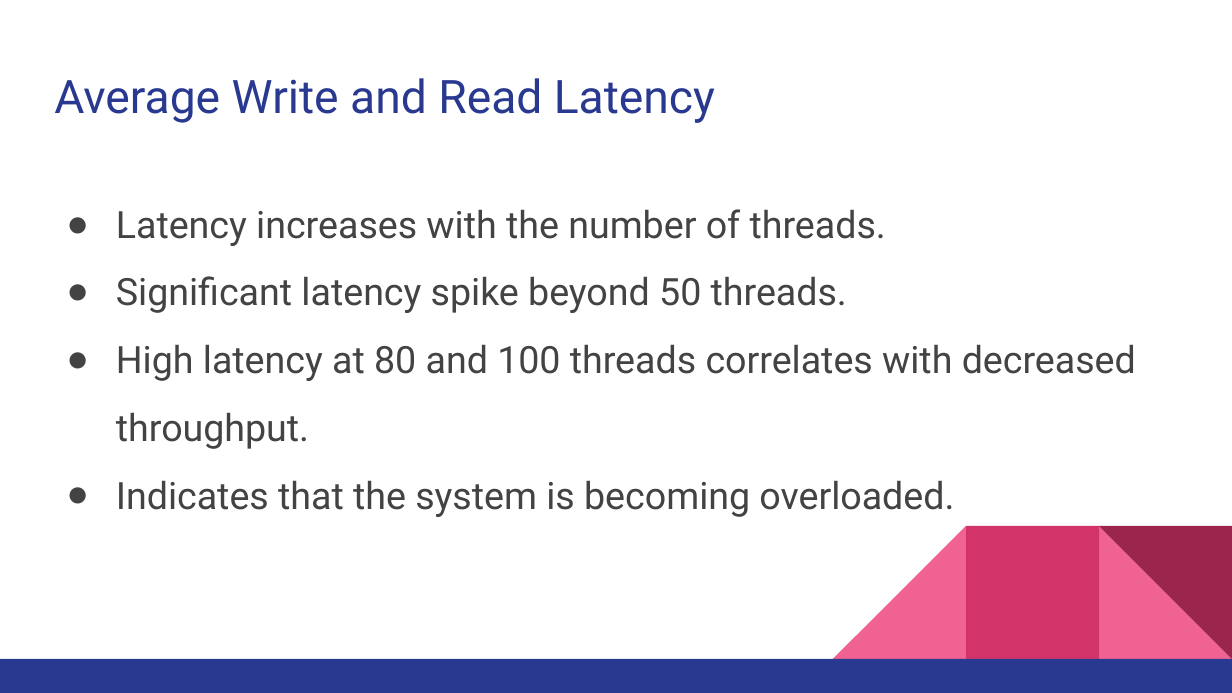
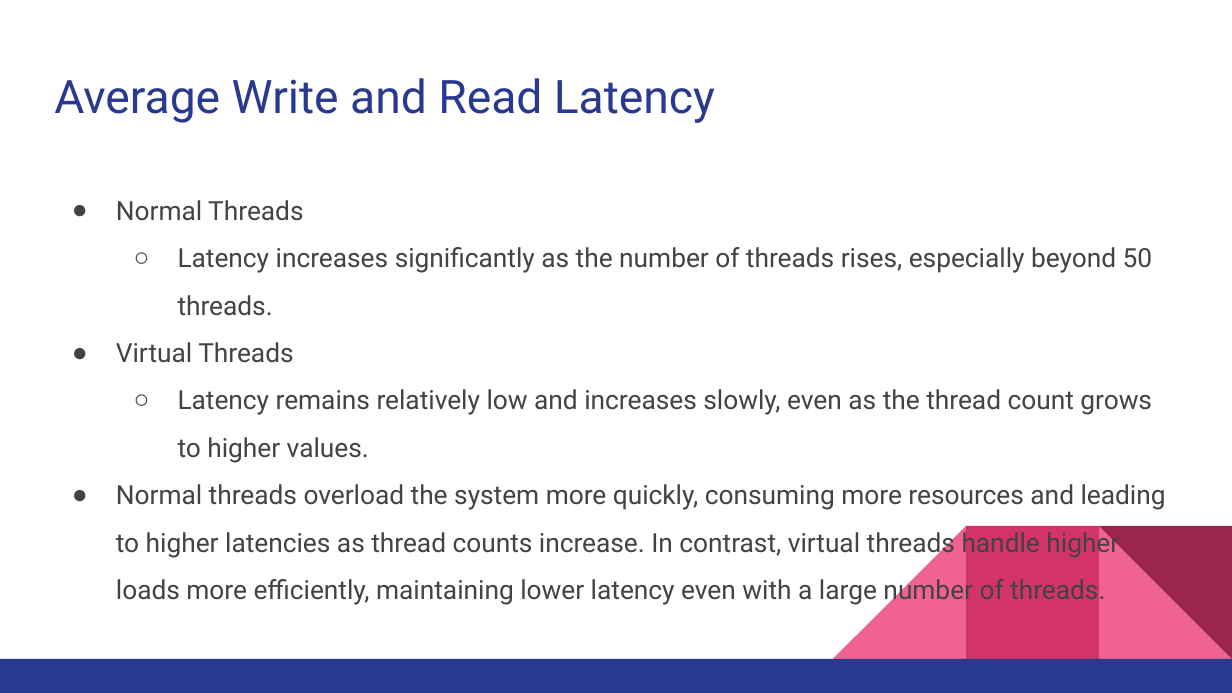
Before and after one commit to DanielBashary/concurrency-benchmark, a slide deck: slide 10 of Couchbase Metrics.pptx (slide 7 before the commit). Drawn at 1232x693 pixels with LibreOffice and Linux fonts; fonts in the diff are those of the drawing. Boxes give left, top, right and bottom in pixels: in the first picture for what was removed or moved away, otherwise in the second. Text is boxed around its words. In the diff, an @@ line names an element or a change of style, - is before the commit and + after.

```diff
--- a/Couchbase Metrics.pptx
+++ b/Couchbase Metrics.pptx
@@ text at (116, 200, 1166, 606): text changed; size 22 to 15.4 pt @@
-● Latency increases with the number of threads.
-● Significant latency spike beyond 50 threads.
-● High latency at 80 and 100 threads correlates with decreased throughput.
-● Indicates that the system is becoming overloaded.
+● Normal Threads
+  ○ Latency increases significantly as the number of threads rises, especially beyond 50 threads.
+● Virtual Threads
+  ○ Latency remains relatively low and increases slowly, even as the thread count grows to higher values.
+● Normal threads overload the system more quickly, consuming more resources and leading to higher latencies as thread counts increase. In contrast, virtual threads handle higher loads more efficiently, maintaining lower latency even with a large number of threads.
```
Also in this commit, not shown: 3 other slides changed, 7 slides added, 2 slides removed, 5 other files.
